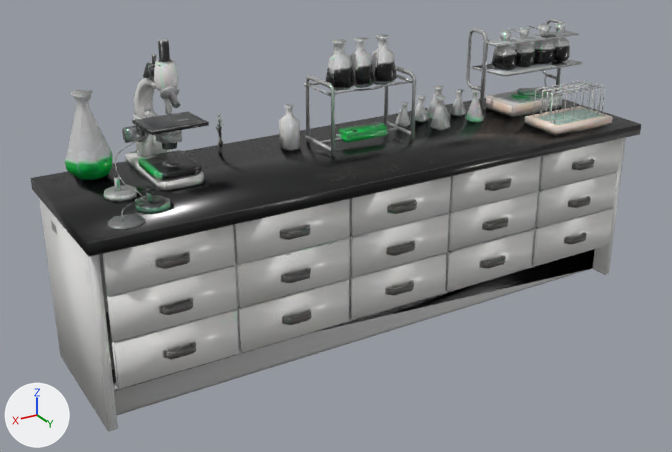
A saved change to the glTF model game/public/assets/models/office-lab-bench.glb.
Before and after are seen from a camera (50 mm lens) standing at (1.412, 2.21, 1.425) and looking at (0.093, 0.013, 0.326). The lights are fixed; the arrows at lower left show +X, +Y and +Z. The first picture is the older version. Vertices at exactly the same position are counted once.

Script lines for the objects in view, before the commit:
```python
me_lab_bench = bpy.data.meshes.new('lab-bench')
me_lab_bench.from_pydata(...)  # 2452 vertices, 4316 faces; spans x -0.9..0.9, y -0.25..0.25, z 0.0..0.93
me_lab_bench.materials.append(mat_office_lab_bench)
ob_lab_bench = bpy.data.objects.new('lab-bench', me_lab_bench)
ob_lab_bench.location = (0.0, 0.0, 0.0)
```
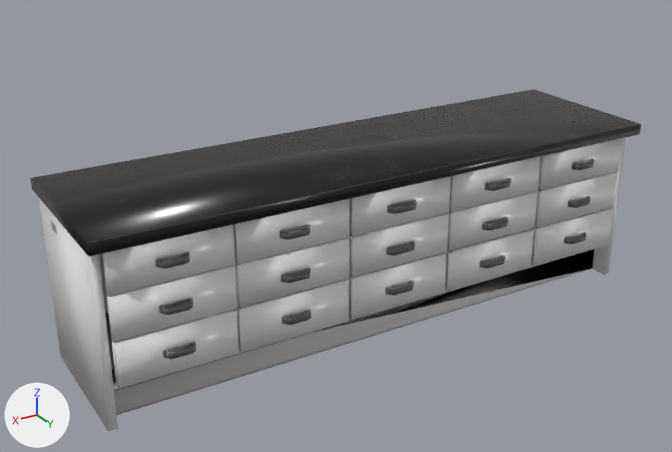
The newer file is also rescaled (x1.64) as a whole; pictures and numbers use the older file's frame.

Pixel boxes (x1, y1, x2, y2) of what changed, in the pictures (672 x 452 px):
```json
{"object": "lab-bench", "change": "reshaped", "before": [31, 18, 641, 432], "after": [30, 89, 641, 431], "on screen": "17% shorter"}
{"part": 1, "of": "me_lab_bench", "change": "deleted", "before": [65, 18, 613, 230]}
```

Scene script edits in JSON lines:
```json
{"block": "me_lab_bench", "where": "# used by ob_lab_bench; location = (0.0, 0.0, 0.0)"}
{"op": "remove", "block": "me_lab_bench", "code": "me_lab_bench.from_pydata(...)  # 2452 vertices, 4316 faces; spans x -0.9..0.9, y -0.25..0.25, z 0.0..0.93"}
{"op": "add", "block": "me_lab_bench", "code": "me_lab_bench.from_pydata(...)  # 524 vertices, 890 faces; spans x -0.9..0.9, y -0.25..0.25, z 0.0..0.55"}
{"block": "me_lab_bench", "change": "me_lab_bench part 1: 99 loose pieces with 1928 vertices, spanning x -0.9..0.83, y -0.25..0.23, z 0.54..0.93, are deleted"}
```
